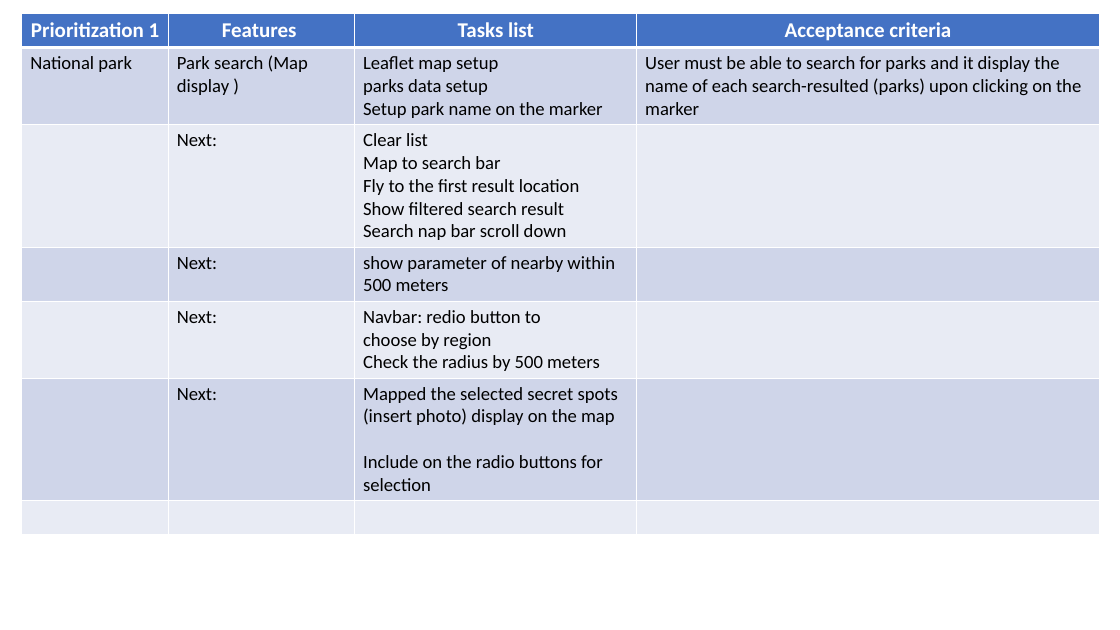
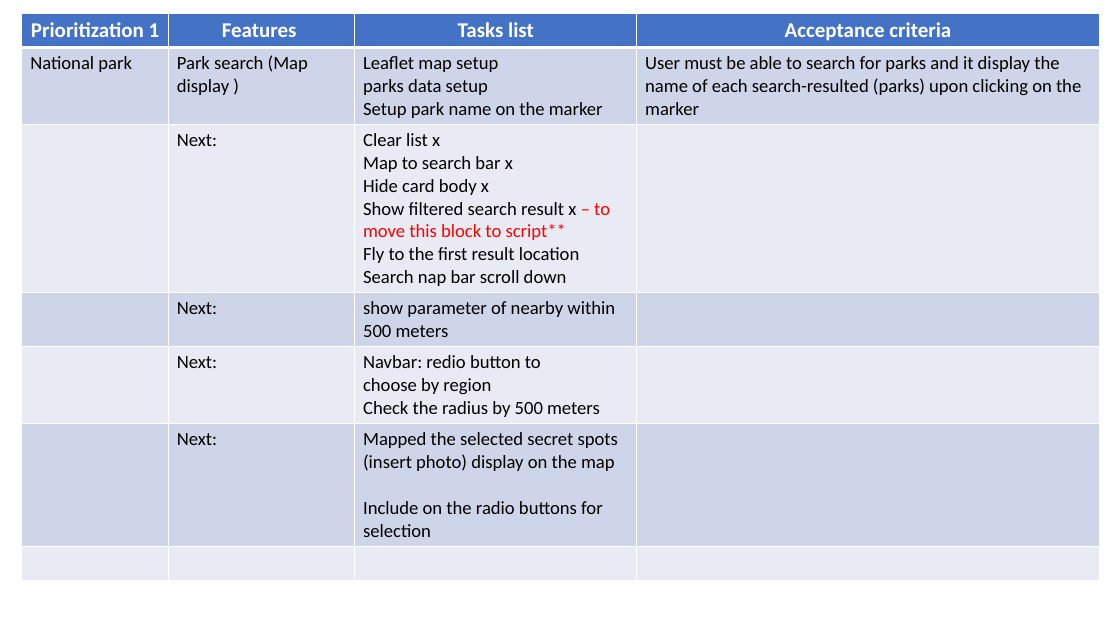
Before and after one commit to annette-p/pre-wedding-photoshoot-locations, a slide deck: slide 7 of wireframe.pptx. Drawn at 1120x630 pixels with LibreOffice and Linux fonts; fonts in the diff are those of the drawing. Boxes give left, top, right and bottom in pixels: in the first picture for what was removed or moved away, otherwise in the second. Text is boxed around its words. In the diff, an @@ line names an element or a change of style, - is before the commit and + after.

```diff
--- a/wireframe.pptx
+++ b/wireframe.pptx
@@ table at (22, 13, 1100, 571) @@
-row 3, column 3: Clear list / Map to search bar / Fly to the first result location / Show filtered search result / Search nap bar scroll down
+row 3, column 3: Clear list x / Map to search bar x / Hide card body x / Show filtered search result x – to move this block to script** / Fly to the first result location / Search nap bar scroll down
```
Also in this commit, not shown: 3 other files.
